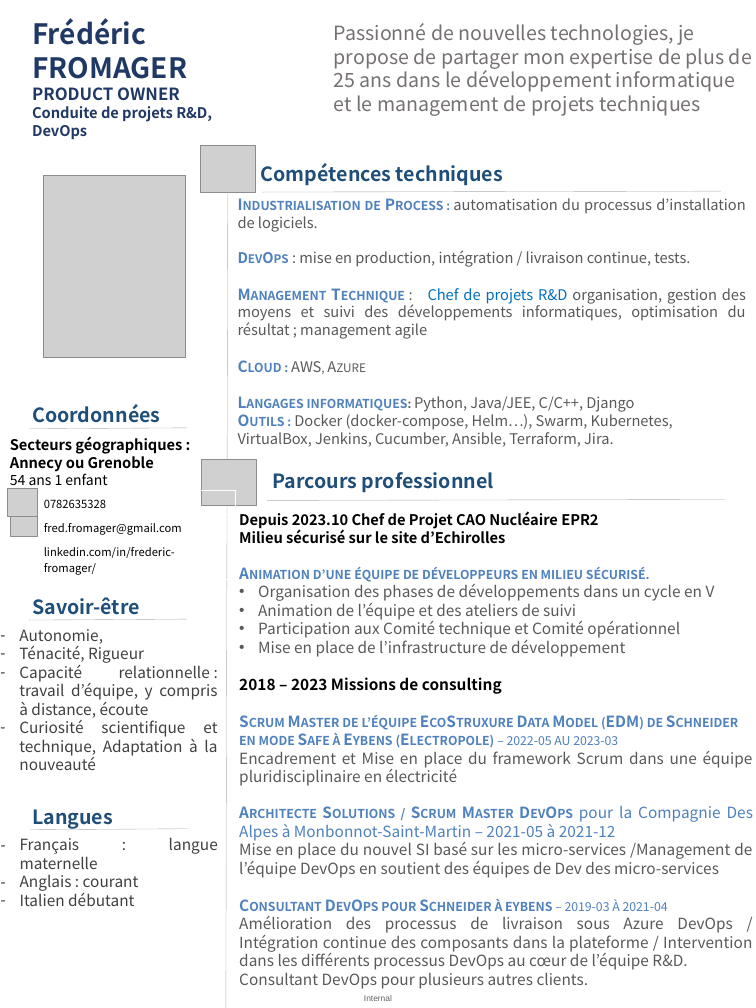
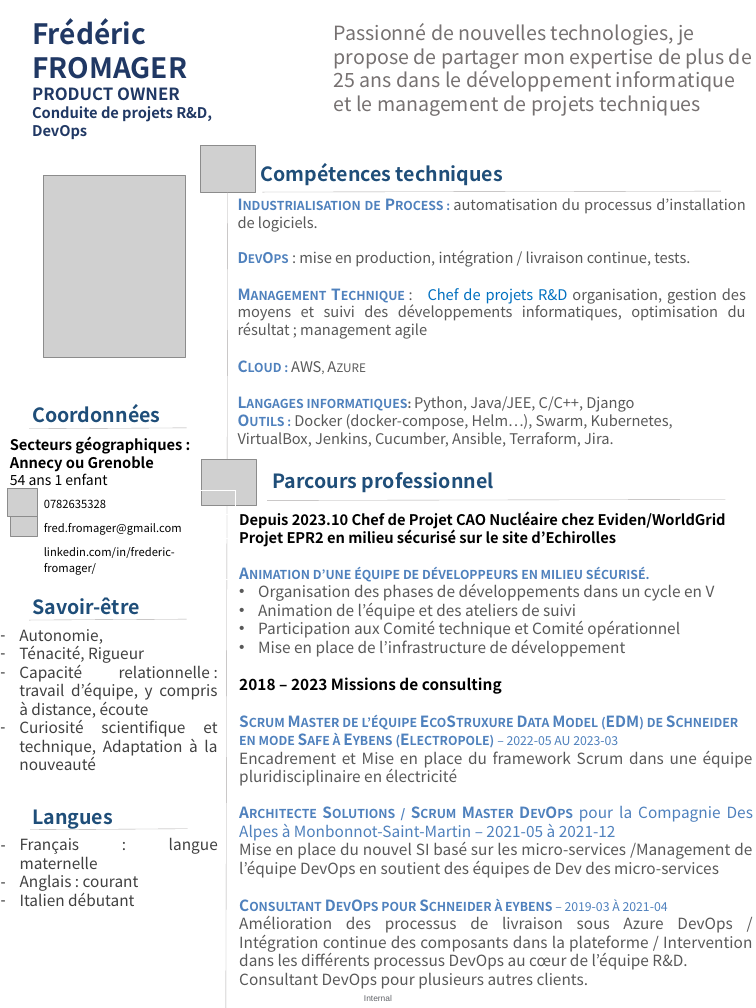
Before and after one commit to Solifred38/cv, a slide deck: slide 1 of CV_FFROMAGER.pptx. Drawn at 756x1008 pixels with LibreOffice and Linux fonts; fonts in the diff are those of the drawing; grey boxes stand for pictures; background and template pictures are left out. Boxes give left, top, right and bottom in pixels: in the first picture for what was removed or moved away, otherwise in the second. Text is boxed around its words. In the diff, an @@ line names an element or a change of style, - is before the commit and + after.

Commit message:
update eviden

```diff
--- a/CV_FFROMAGER.pptx
+++ b/CV_FFROMAGER.pptx
@@ text at (x1=239, y1=511, x2=726, y2=547): text changed @@
-Depuis 2023.10 Chef de Projet CAO Nucléaire EPR2
-Milieu sécurisé sur le site d’Echirolles
+Depuis 2023.10 Chef de Projet CAO Nucléaire chez Eviden/WorldGrid
+Projet EPR2 en milieu sécurisé sur le site d’Echirolles
```
Also in this commit, not shown: 1 other file.
